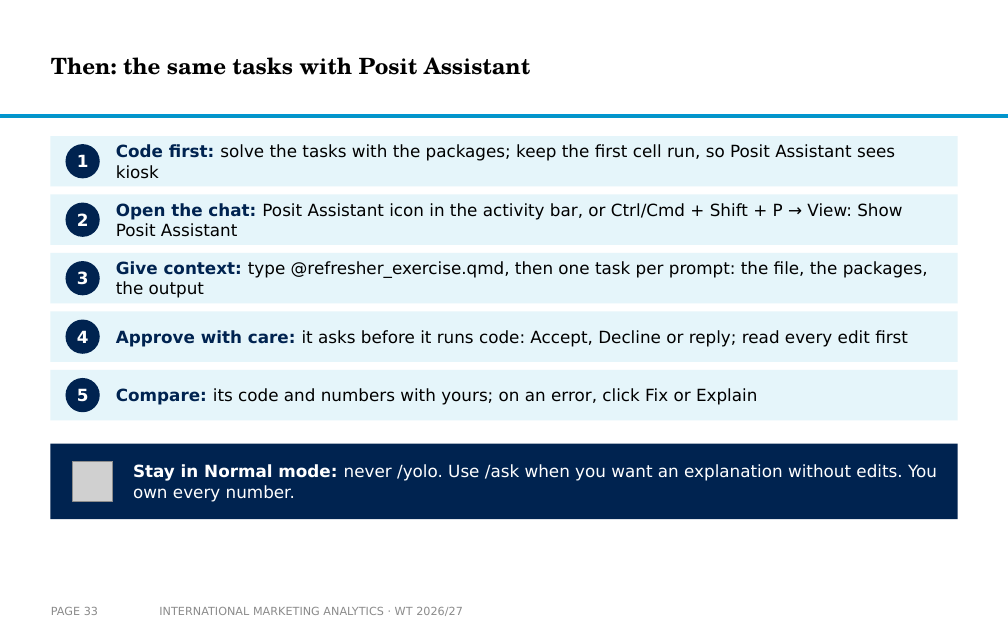
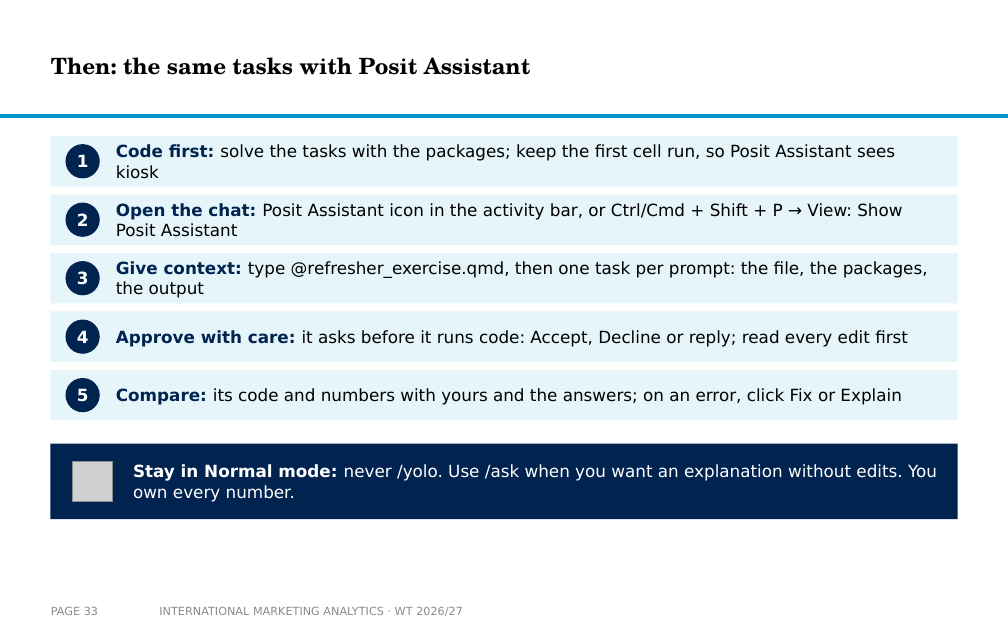
Before and after one commit to arnefloh-wu/international-marketing-analytics-teaching, a slide deck: slide 33 of slides/01b_statistics-and-regression_WT26-27.pptx. Drawn at 1008x630 pixels with LibreOffice and Linux fonts; fonts in the diff are those of the drawing; grey boxes stand for pictures; background and template pictures are left out. Boxes give left, top, right and bottom in pixels: in the first picture for what was removed or moved away, otherwise in the second. Text is boxed around its words. In the diff, an @@ line names an element or a change of style, - is before the commit and + after.

```diff
--- a/slides/01b_statistics-and-regression_WT26-27.pptx
+++ b/slides/01b_statistics-and-regression_WT26-27.pptx
@@ text at [116, 388, 901, 405]: text changed @@
-Compare: its code and numbers with yours; on an error, click Fix or Explain
+Compare: its code and numbers with yours and the answers; on an error, click Fix or Explain
```
Also in this commit, not shown: 4 other slides changed, 4 other files.
